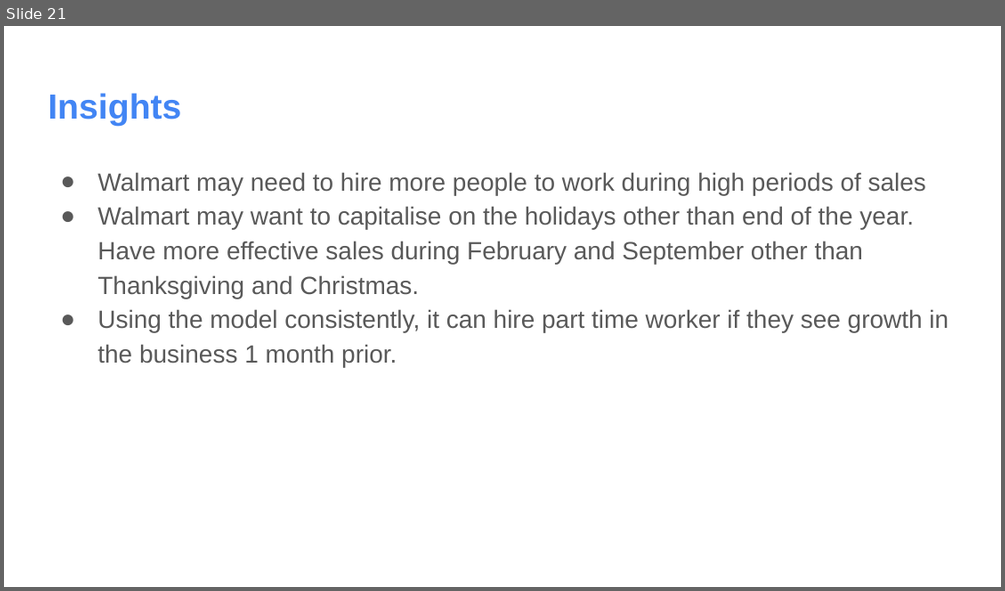
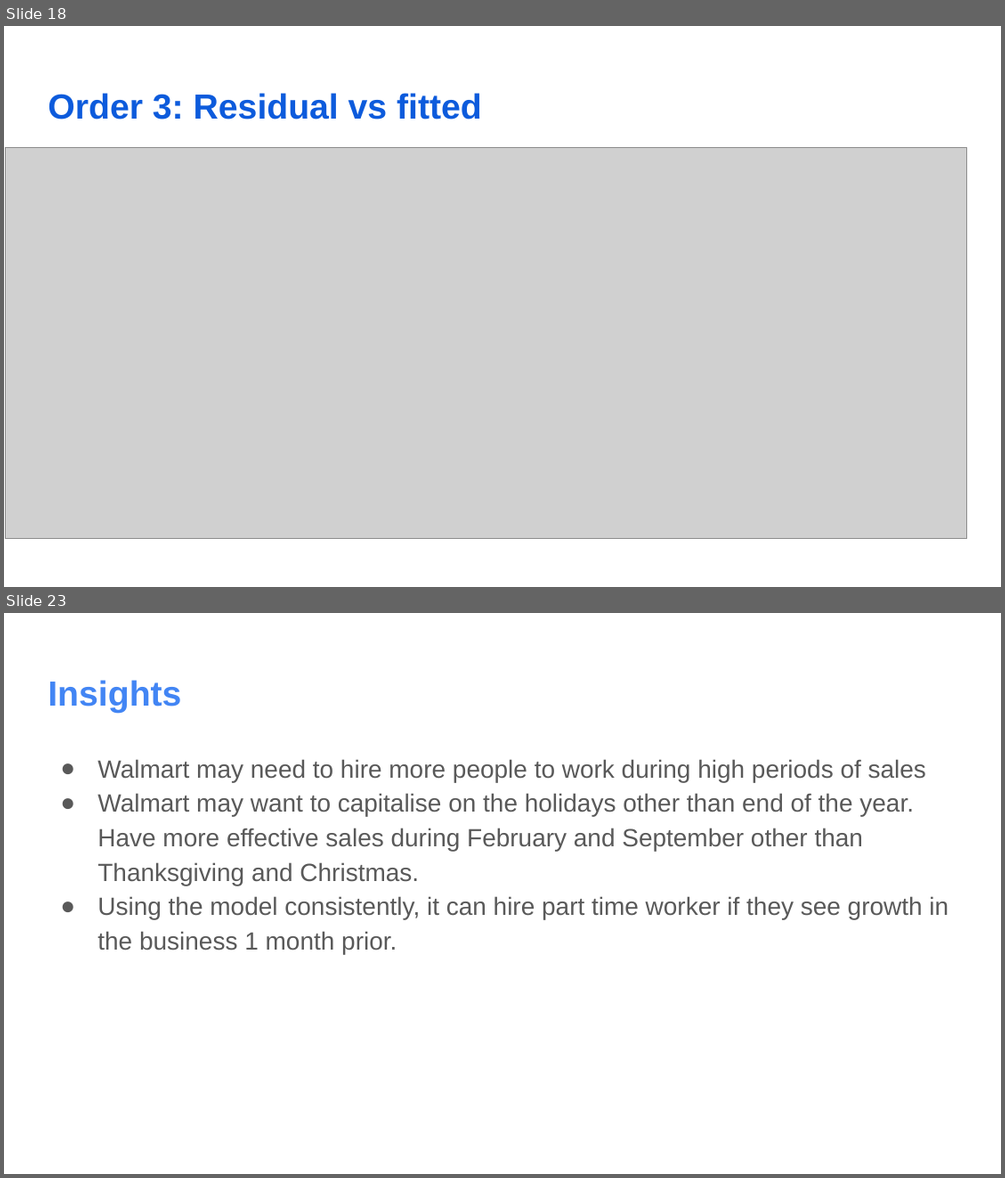
Before and after one commit to vaibhavimukadam/BussinessForecasting-WalmartSaleAnalysis, a slide deck: BusinessForecasting_group9.pptx. Shown one above the other, each under a label of ours: slide 21 before the commit, slides 18 and 23 after it; the slides between them are not shown. The pictures are 1005x591 and 1005x1178 pixels, drawn with LibreOffice and Linux fonts; fonts in the diff are those of the drawing; grey boxes stand for pictures. Boxes give left, top, right and bottom in pixels: in the first picture for what was removed or moved away, otherwise in the second. Text is boxed around its words. In the diff, an @@ line names an element or a change of style, - is before the commit and + after.

```diff
--- a/BusinessForecasting_group9.pptx
+++ b/BusinessForecasting_group9.pptx
@@ slide 18 added at (4, 26, 1001, 587), background #FFFFFF @@
@@ title added at (48, 93, 482, 119), 25.2 pt, text #0D5BDC, bold @@
+Order 3: Residual vs fitted
@@ picture added at (5, 148, 967, 539) @@
@@ what was slide 21 is now slide 23 @@
```
Also in this commit, not shown: 9 slides changed, 3 other slides added, 2 slides removed, 4 other files.
